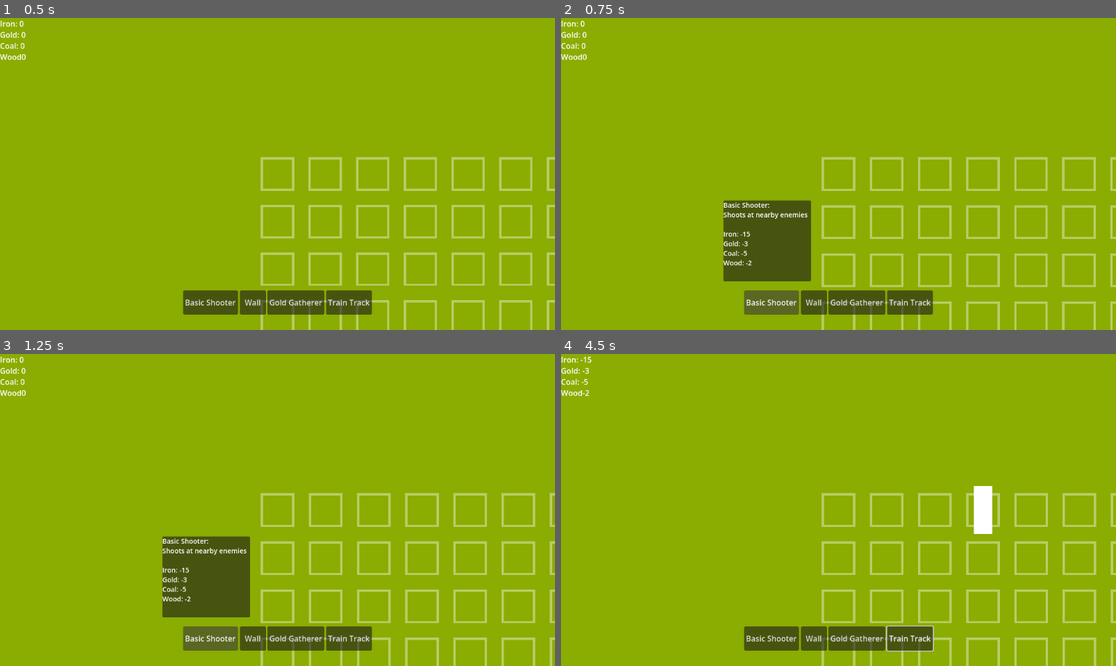
Above: before the commit, frames 1-4 (two rows, left to right).
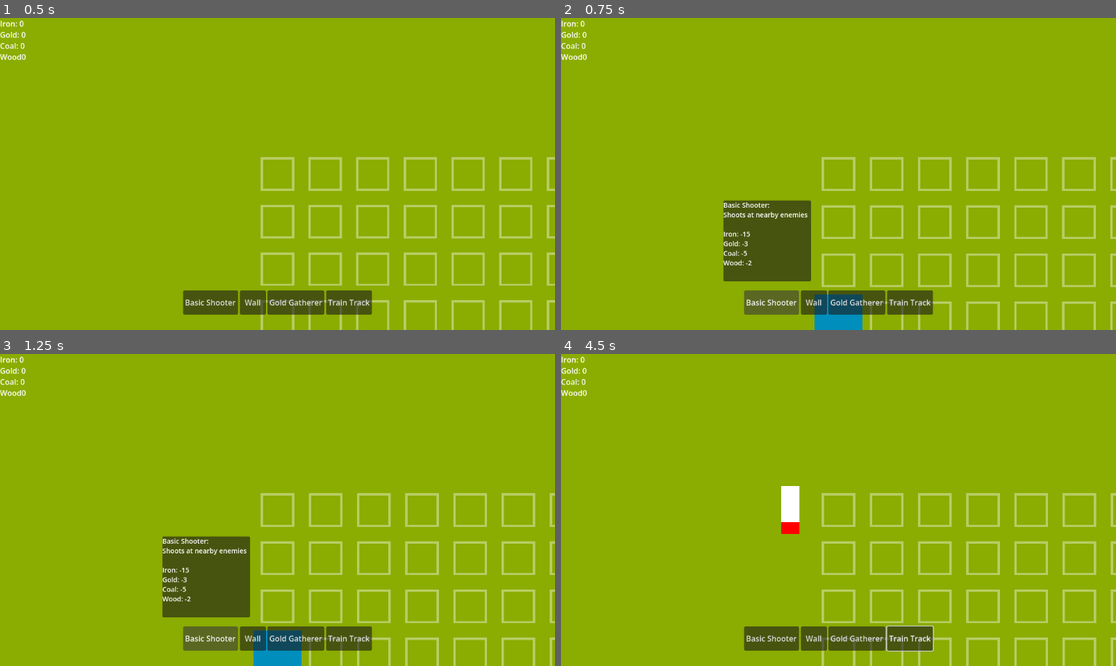
Above: after the commit, the same moments.

Repository: howarja/TowerDefenseGDD335
Game: Godot game, scene res://Scenes/main_scene.tscn
Two runs of this game, one before a commit and one after it. Both use one fixed random seed, a clock stepped at 60 frames per second and the inputs below.
Inputs (mouse positions are in pixels of both pictures, inside the frame that each line leads up to):
- Up to frame 1 (0.5 s): no input
- Up to frame 2 (0.75 s): click "Basic Shooter" at 0.5 s
- Up to frame 3 (1.25 s): no input
- Up to frame 4 (4.5 s): click "Wall" at 1.25 s; click "Gold Gatherer" at 2 s; click "Train Track" at 2.75 s; tap Enter at 3.5 s; move the mouse to (960, 494) at 3.52 s; press the mouse at (960, 494) at 3.53 s; hold Right 3.53-4.28 s; tap R (Rotate, bound only after the commit) at 3.8, 4.35 s; tap Space at 4.25 s; move the mouse to (727, 525) at 4.27 s; release the mouse at (727, 525) at 4.28 s; hold Down from 4.28 s (still down)

Frame 1 is identical in both runs. In frame 2, 1.0% of the frame differs, in the area x 45-55%, y 88-100%; in frame 3, 1.0%; in frame 4, 1.1%, in the area x 3-78%, y 0-58%.

Commit message:
Working train, train tracks and rotation

Diff:
--- /dev/null
+++ b/tower-defense-game-gdd-335/Scenes/Towers/Train.tscn
@@ -0,0 +1,13 @@
+[gd_scene format=3 uid="uid://blqlrt0jeujee"]
+
+[ext_resource type="PackedScene" uid="uid://cy8l8ds31b7kp" path="res://Scenes/Towers/emptyBuilding.tscn" id="1_eask0"]
+[ext_resource type="Script" uid="uid://dk8mn5hgoe1fu" path="res://Scripts/train.gd" id="2_1meaf"]
+
+[node name="EmptyTower" unique_id=1694176448 instance=ExtResource("1_eask0")]
+script = ExtResource("2_1meaf")
+
+[node name="MovementTimer" type="Timer" parent="." index="3" unique_id=2063605619]
+wait_time = 0.05
+autostart = true
+
+[connection signal="timeout" from="MovementTimer" to="." method="_on_movement_timer_timeout"]
--- a/tower-defense-game-gdd-335/Scenes/Towers/straightTrainTrack.tscn
+++ b/tower-defense-game-gdd-335/Scenes/Towers/straightTrainTrack.tscn
@@ -1,10 +1,17 @@
 [gd_scene format=3 uid="uid://doypsmrjk4c4x"]
 
 [ext_resource type="PackedScene" uid="uid://cy8l8ds31b7kp" path="res://Scenes/Towers/emptyBuilding.tscn" id="1_kvtn1"]
-[ext_resource type="Script" uid="uid://ct633l305w71b" path="res://Scenes/Towers/trainTrack.gd" id="2_rge0n"]
+[ext_resource type="Script" uid="uid://ct633l305w71b" path="res://Scripts/trainTrack.gd" id="2_rge0n"]
+[ext_resource type="Texture2D" uid="uid://blth6nj4lte07" path="res://Sprites/background.png" id="3_msjym"]
 
 [node name="EmptyTower" unique_id=1694176448 groups=["TrainTracks"] instance=ExtResource("1_kvtn1")]
 script = ExtResource("2_rge0n")
 
 [node name="Sprite2D" parent="." index="0" unique_id=1097807904]
 scale = Vector2(0.38400343, 1)
+
+[node name="Sprite2D2" type="Sprite2D" parent="." index="1" unique_id=359550554]
+modulate = Color(1, 0, 0, 1)
+position = Vector2(0, -37.5)
+scale = Vector2(0.38400343, 0.25)
+texture = ExtResource("3_msjym")
--- a/tower-defense-game-gdd-335/Scripts/Level.gd
+++ b/tower-defense-game-gdd-335/Scripts/Level.gd
@@ -2,29 +2,34 @@
 
 @export var gridX: int = 30;
 @export var gridY: int = 30;
-var tiles = [];
+
+var buildings = [];
 var ground = []
+var trains = [];
 
 @export var tileSize = 97;
 @export var oreDepositCount: int = 8;
 @onready var tile = preload("res://Scenes/Towers/tile.tscn");
 @onready var oreDeposit = preload("res://Scenes/Towers/oreDeposit.tscn");
-@onready var centralBuilding = preload("res://Scenes/Towers/centralBuilding.tscn");
+@onready var centralBuildingPackedScene = preload("res://Scenes/Towers/centralBuilding.tscn");
 @onready var enemyManger = $EnemyManager;
+
+var centralBuilding;
 
 func _ready() -> void:
 	# spawn a grid of tiles
 	Globals.level = self;
 	for x in range(gridX):
-		tiles.append([]);
+		buildings.append([]);
 		ground.append([]);
+		trains.append([]);
 		for y in range(gridY):
 			var toSpawn = tile;
 			spawnOnGrid(x, y, toSpawn);
 
 	# replace the middle tile with the central building
-	replaceTile(Vector2i(gridX/2, gridY/2), centralBuilding, false);
-	enemyManger.setCentralBuilding(tiles[gridX/2][gridY/2]);
+	replaceTile(Vector2i(gridX/2, gridY/2), centralBuildingPackedScene, false);
+	enemyManger.setCentralBuilding(buildings[gridX/2][gridY/2]);
 
 	var oreDepositPositions = [];
 	for i in oreDepositCount:
@@ -32,8 +37,8 @@
 		replaceTile(newPos, oreDeposit, true);
 
 func getGroundGroup(pos: Vector2, groupName: String):
-	var gridPos: Vector2 = convertToGridSpace(pos);
-	var groundTile = ground[gridPos.x][gridPos.y];
+	var gridPos: Vector2i = convertToGridSpace(pos);
+	var groundTile = getGroundTileAt(gridPos)
 	if groundTile != null:
 		return groundTile.is_in_group(groupName);
 	else:
@@ -43,39 +48,81 @@
 	# Replace the tile at given cooridnates with different given scene
 	if position.x<gridX && position.x >= 0:
 		if position.y < gridY && position.y >= 0:
-			if tiles[position.x][position.y] == null:
+			if buildings[position.x][position.y] == null:
 				var newTile = spawnOnGrid(position.x, position.y, toSpawn);
 				if groundTile:
 					ground[position.x][position.y] = newTile;
 				else:
-					tiles[position.x][position.y] = newTile;
+					buildings[position.x][position.y] = newTile;
 
 func spawnOnGrid(x: int, y: int, toSpawn):
 	# Instantiate a scene at an X, Y positoins on the grid of the game
 	var newTile = toSpawn.instantiate();
 	add_child(newTile);
-	tiles[x].append(null);
+	buildings[x].append(null);
+	trains[x].append(null);
 	ground[x].append(newTile);
 
 	newTile.position = Vector2(x*tileSize, y*tileSize);
 	return newTile;
 
-func placeBuilding(building: BuildingData):
+#func placeBuilding(building: BuildingData):
+	#var canPlace: bool = true;
+	#if building.requiredTileGroup != "":
+		#canPlace = false;
+		#if getGroundGroup(get_global_mouse_position(), building.requiredTileGroup):
+			#canPlace = true;
+	#if canPlace:
+		#var mousePos = convertToGridSpace(get_global_mouse_position());
+		#replaceTile(mousePos, building.buildingScene, false);
+	#return canPlace;
+
+func canPlaceAt(pos: Vector2,building: BuildingData):
+	var gridPos = convertToGridSpace(pos);
 	var canPlace: bool = true;
-	if building.requiredTileGroup != "":
+
+	if gridPos.x>=gridX or gridPos.x<=0:
+		return false;
+	elif gridPos.y>=gridY or gridPos.y<=0:
+		return false;
+	elif getBuildingAt(gridPos)!=null:
+		canPlace = false;
+	elif building.requiredTileGroup != "":
 		canPlace = false;
 		if getGroundGroup(get_global_mouse_position(), building.requiredTileGroup):
 			canPlace = true;
-	if canPlace:
-		var mousePos = convertToGridSpace(get_global_mouse_position());
-		replaceTile(mousePos, building.buildingScene, false);
+
 	return canPlace;
 
-func convertToGridSpace(pos: Vector2):
-	return (pos+Vector2.ONE*tileSize/2)/tileSize;
+func convertToGridSpace(pos: Vector2i):
+	return (pos+Vector2i.ONE*tileSize/2)/tileSize;
 
 func convertToWorldSpace(pos: Vector2i):
-		return (pos-Vector2.ONE*tileSize/2)*tileSize;
+	return Vector2(pos.x, pos.y)*tileSize;
 
-func getTileAt(pos: Vector2i):
-	return tiles[pos.x][pos.y];
+func getBuildingAt(pos: Vector2i):
+	if pos.x>=buildings.size() or pos.x<0:
+		return null;
+	if pos.y>=buildings[pos.x].size() or pos.y<0:
+		return null;
+	return buildings[pos.x][pos.y];
+
+func getGroundTileAt(pos: Vector2i):
+	if pos.x>=ground.size() or pos.x<0:
+		return null;
+	if pos.y>=ground[pos.x].size() or pos.y<0:
+		return null;
+	return ground[pos.x][pos.y];
+
+func getTrainAt(pos: Vector2i):
+	if pos.x>=trains.size() or pos.x<0:
+		return null;
+	if pos.y>=trains[pos.x].size() or pos.y<0:
+		return null;
+	return trains[pos.x][pos.y];
+
+func setBuildingAt(pos: Vector2i, building):
+	buildings[pos.x][pos.y] = building;
+
+func setTrainAt(pos: Vector2i, train):
+	trains[pos.x][pos.y] = train;
--- a/tower-defense-game-gdd-335/Scripts/ResourceGatherer.gd
+++ b/tower-defense-game-gdd-335/Scripts/ResourceGatherer.gd
@@ -2,10 +2,13 @@
 
 @export var resourceGain: Resources;
 @export var gainTime: float;
-@onready var train: PackedScene = preload("res://Scenes/Towers/GoldGathererBuilding.tscn");
+@onready var train: PackedScene = preload("res://Scenes/Towers/Train.tscn");
 var currentCooldown: float = 1;
 
 func _process(delta: float) -> void:
+	if !active:
+		return;
+
 	currentCooldown -= delta;
 	if currentCooldown <= 0:
 		Globals.playerManager.addResources(resourceGain);
@@ -16,7 +19,9 @@
 	var surroundings = getSurroundingTiles();
 	for i in surroundings.size():
 		if surroundings[i]!=null:
+			print("Detected building");
 			if surroundings[i].is_in_group("TrainTracks"):
+				print("Detected track");
 				var trainTrack = surroundings[i];
 				var newTrain = train.instantiate();
 				newTrain.position = trainTrack.position;
--- a/tower-defense-game-gdd-335/Scripts/building.gd
+++ b/tower-defense-game-gdd-335/Scripts/building.gd
@@ -1,8 +1,12 @@
 extends Node2D
+
+var active: bool = false;
 
 var maxHealth: float = 100;
 var currentHealth: float = 100;
 @onready var healthBar = $HealthBar;
+
+var dir: Vector2i = Vector2.UP;
 
 func damage(amount: float):
 	# lower the health of this tower, queueFree if tower has no health
@@ -17,8 +21,19 @@
 func getSurroundingTiles():
 	var selfGridPos: Vector2i = getGridPos();
 	var tiles = [];
-	tiles.append(Globals.level.getTileAt(selfGridPos+Vector2i.UP))
-	tiles.append(Globals.level.getTileAt(selfGridPos+Vector2i.DOWN))
-	tiles.append(Globals.level.getTileAt(selfGridPos+Vector2i.RIGHT))
-	tiles.append(Globals.level.getTileAt(selfGridPos+Vector2i.LEFT))
+	tiles.append(Globals.level.getBuildingAt(selfGridPos+Vector2i.UP))
+	tiles.append(Globals.level.getBuildingAt(selfGridPos+Vector2i.DOWN))
+	tiles.append(Globals.level.getBuildingAt(selfGridPos+Vector2i.RIGHT))
+	tiles.append(Globals.level.getBuildingAt(selfGridPos+Vector2i.LEFT))
+	print(tiles);
 	return tiles;
+
+func getGroundTile():
+	var selfGridPos: Vector2i = getGridPos();
+	return Globals.level.getBuildingAt(selfGridPos);
+
+func enable():
+	active = true;
+	var rot = rotation - deg_to_rad(90);
+	var newDir = Vector2(cos(rot), sin(rot));
+	dir = newDir.normalized();
--- a/tower-defense-game-gdd-335/Scripts/player_manager.gd
+++ b/tower-defense-game-gdd-335/Scripts/player_manager.gd
@@ -6,19 +6,43 @@
 
 var interactable: bool = true;
 var selectedBuilding: BuildingData;
+var currentSelectedInstance;
+var currentRot = 0;
 
 func _ready() -> void:
 	Globals.playerManager = self;
 	ui.updateResourceText(resources);
 
+func _process(delta: float) -> void:
+	if currentSelectedInstance!=null:
+		var gridPos = Globals.level.convertToGridSpace(get_global_mouse_position());
+		var worldPos = Globals.level.convertToWorldSpace(gridPos);
+		currentSelectedInstance.position = worldPos;
+		if Input.is_action_just_pressed("Rotate"):
+			currentRot+=deg_to_rad(90);
+			currentSelectedInstance.rotation=currentRot;
+
 func _input(event: InputEvent) -> void:
 	# Spawn a building when the mouse is clicked
-	if event.is_action_pressed("Primary") && selectedBuilding != null && interactable:
-		if Globals.level.placeBuilding(selectedBuilding):
+	if event.is_action_pressed("Primary") && currentSelectedInstance != null && interactable:
+		var canPlace: bool = Globals.level.canPlaceAt(currentSelectedInstance.position, selectedBuilding);
+		if canPlace:
 			addResources(selectedBuilding.cost);
+			var gridPos = Globals.level.convertToGridSpace(currentSelectedInstance.position);
+			Globals.level.setBuildingAt(gridPos, currentSelectedInstance);
+			currentSelectedInstance.enable();
+			newBuilding();
 
 func setSelectedBuilding(newSelection: BuildingData):
 	selectedBuilding = newSelection;
+	if currentSelectedInstance!=null:
+		currentSelectedInstance.queue_free();
+	newBuilding();
+
+func newBuilding():
+	currentSelectedInstance = selectedBuilding.buildingScene.instantiate();
+	Globals.level.add_child(currentSelectedInstance);
+	currentSelectedInstance.rotation=currentRot;
 
 func addResources(newResources: Resources):
 	resources.addResources(newResources);
--- a/tower-defense-game-gdd-335/Scripts/tower.gd
+++ b/tower-defense-game-gdd-335/Scripts/tower.gd
@@ -10,6 +10,8 @@
 var currentShootDelay: float = 1;
 
 func _process(delta: float) -> void:
+	if !active:
+		return;
 	if currentShootDelay <= 0:
 		var enemies = get_tree().get_nodes_in_group("Enemies");
 		var bestDist = radius;
--- /dev/null
+++ b/tower-defense-game-gdd-335/Scripts/train.gd
@@ -0,0 +1,14 @@
+extends "res://Scripts/building.gd"
+
+@onready var movementTimer = $MovementTimer;
+
+func _on_movement_timer_timeout() -> void:
+	var pos: Vector2i = getGridPos();
+	var track = Globals.level.getBuildingAt(pos);
+
+	var moved: bool = false;
+	if track!=null:
+		if track.is_in_group("TrainTracks"):
+			var nextPos = track.getNextPos();
+			position = track.getNextPos();
+			moved = true;
--- a/tower-defense-game-gdd-335/Scenes/Towers/trainTrack.gd
+++ b/tower-defense-game-gdd-335/Scripts/trainTrack.gd
@@ -1,7 +1,5 @@
 extends "res://Scripts/building.gd"
-
-var dir: Vector2i = Vector2i(0,1);
 
 func getNextPos():
 	var selfGridPos: Vector2i = getGridPos();
-	return Globals.level.convertToWorldSpace(selfGridPos);
+	return Globals.level.convertToWorldSpace(selfGridPos+dir);
--- a/tower-defense-game-gdd-335/project.godot
+++ b/tower-defense-game-gdd-335/project.godot
@@ -40,6 +40,11 @@
 "events": [Object(InputEventMouseButton,"resource_local_to_scene":false,"resource_name":"","device":-1,"window_id":0,"a …(257 unchanged characters)…
 ]
 }
+Rotate={
+"deadzone": 0.2,
+"events": [Object(InputEventKey,"resource_local_to_scene":false,"resource_name":"","device":-1,"window_id":0,"alt_pressed":false,"shift_pressed":false,"ctrl_pressed":false,"meta_pressed":false,"pressed":false,"keycode":0,"physical_keycode":82,"key_label":0,"unicode":114,"location":0,"echo":false,"script":null)
+]
+}
 
 [layer_names]
 
Not shown, added: tower-defense-game-gdd-335/Scripts/train.gd.uid
Renamed: tower-defense-game-gdd-335/Scenes/Towers/trainTrack.gd.uid -> tower-defense-game-gdd-335/Scripts/trainTrack.gd.uid
